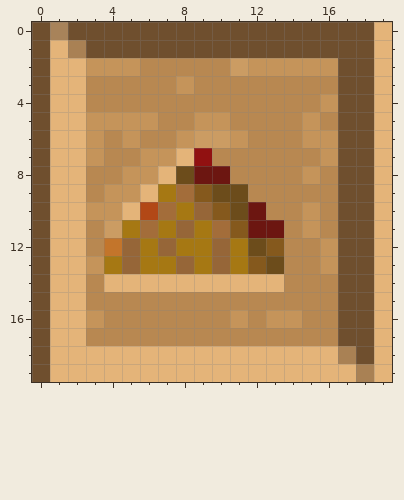
Two versions of one pixel-art sprite, lobby/up_arrow_click.png. That is the earlier state.
The file is 20x20 pixels.
New version:
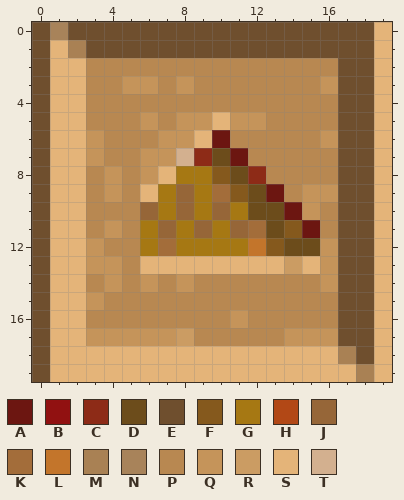
Palette (. is transparent): A #6c1611  B #911111  C #8d2b17  D #6c4c1b  E #6f4f2e  F #85591d  G #a67813  H #b24816  J #966638  K #a36d3a  L #c3752b  M #a98154  N #a8835a  P #b88851  Q #c5945a  R #cb9c63  S #e4b479  T #d3b08f
The exact change:
@@ x 0..19 @@
  1 ESMEEEEEEEEEEEEEEEES
- 2 ESSQQQPPPPPRQQQQQEES
- 3 ESSPPPPPQPPPPPPPPEES
- 4 ESSPPPPPPPPPPPPPQEES
- 5 ESSQQQQPPQQPPPPQPEES
- 6 ESSQPQPPQRRQPPPQQEES
- 7 ESSQPPQQSBPPPPPPQEES
- 8 ESSPPQQSDAAPPPPQPEES
- 9 ESSPQQSGKFDDPPPPPEES
-10 ESSQQSHKGJFDAPPQPEES
-11 ESSPRGKGJGKFAAPQPEES
-12 ESSPLJGJGGJGDFPPQEES
-13 ESSQGJGGJGJGFDPPQEES
-14 ESSPSSSSSSSSSSPPPEES
-15 ESSPPPPPPPPPPPPPPEES
-16 ESSQPPPPPPPQPQQPPEES
-17 ESSPPPPPPPPPPPPPPEES
+ 2 ESSPPPPPPPPPPPPPPEES
+ 3 ESSPPQQPQPPPPPPPQEES
+ 4 ESSPPPPPPPPPPPPPPEES
+ 5 ESSPPPQPQQSQQPPPPEES
+ 6 ESSQPPPQQSAPPPPPQEES
+ 7 ESSQPPQQTCDAPPPPPEES
+ 8 ESSPQPQSGGFDCPPPPEES
+ 9 ESSPQPSGJGKFDAPQQEES
+10 ESSPPPJGJGJGDDAQPEES
+11 ESSPQPGJGJGJKDFAPEES
+12 ESSQPPGKGGGGLFDDQEES
+13 ESSQQPSSSSSSSSRSQEES
+14 ESSPQPQPQPPPPPPPQEES
+15 ESSQPPPPPPPPPPPPPEES
+16 ESSPPPPPPPPQPPPPPEES
+17 ESSQQQQQRPPPPPQQQEES
 18 ESSSSSSSSSSSSSSSSMES
